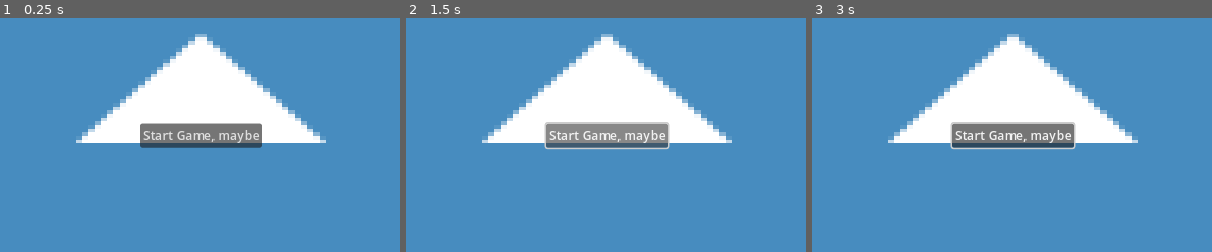
Above: before the commit, frames 1-3 (left to right).
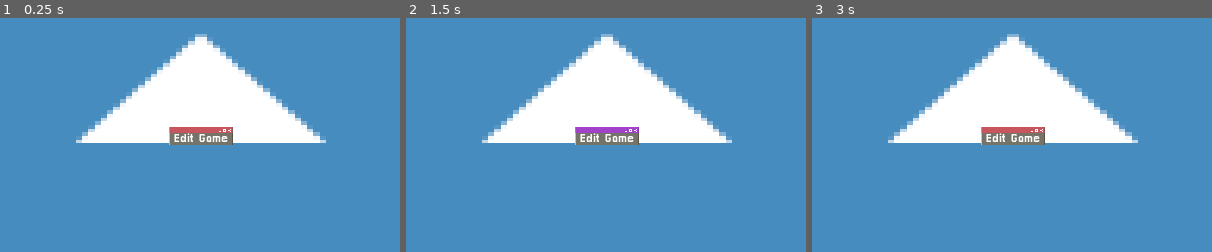
Above: after the commit, the same moments.

Repository: Valentino-02/GMTK-JamGame
Game: Godot game, scene res://src/UI/TitleMenu.tscn
The game is run twice, just before and just after one commit, with the same random seed, the same clock (stepped at 60 frames per second) and the same inputs. This scene is started directly instead of the project's main scene. The engine's default icon, where the game draws it, is replaced by a stand-in: a white triangle on a blue panel in a dark square. Sound files missing from this copy of the repository are replaced by a short silence.
Inputs (mouse positions are % of the whole screen's width and height, from its top left):
- Up to frame 1 (0.25 s): no input
- Up to frame 2 (1.5 s): click "Start Game, maybe" (after the commit: "Edit Game") at 0.5 s; click "Start Game, maybe" (after the commit: "Edit Game") at 1.25 s
- Up to frame 3 (3 s): click "Start Game, maybe" (after the commit: "Edit Game") at 2 s; tap Enter at 2.75 s; move the mouse to (72, 45) at 2.77 s; tap I at 2.85 s; click (72, 45) at 2.92 s
The pictures show only the part of the screen within x 25-75%, y 25-75%; the shares and areas given below are measured in that part.

The runs differ from the first frame. In frame 1, 3.0% of the frame differs, in the area x 35-66%, y 44-56%; in frame 2, 3.6%, in the area x 34-66%, y 44-57%; in frame 3, 3.4%.
Error before the commit: Invalid call. Nonexistent function 'change_UI' in base 'Nil'. (res://src/UI/TitleMenu.gd:12)
Error after the commit: Invalid access to property or key 'pressed' on a base object of type 'null instance'. (res://src/UI/TitleMenu.gd:8)

Commit message:
Buttons textures

Diff:
--- a/src/UI/TitleMenu.tscn
+++ b/src/UI/TitleMenu.tscn
@@ -1,7 +1,11 @@
-[gd_scene load_steps=3 format=3 uid="uid://d1e0pb7rqxgkr"]
+[gd_scene load_steps=7 format=3 uid="uid://d1e0pb7rqxgkr"]
 
 [ext_resource type="Script" path="res://src/UI/TitleMenu.gd" id="1_7um3g"]
 [ext_resource type="Texture2D" uid="uid://c6614d03fi3nc" path="res://icon.svg" id="2_mcnju"]
+[ext_resource type="Texture2D" uid="uid://vffxsrhpkpat" path="res://assets/UI/blunkbutton.png" id="3_xmnw4"]
+[ext_resource type="Texture2D" uid="uid://4fftw2elfv62" path="res://assets/UI/blunkbutton3.png" id="4_tf44f"]
+[ext_resource type="FontFile" uid="uid://clr2qchtyoxhk" path="res://assets/Pixellari.ttf" id="4_wf786"]
+[ext_resource type="Texture2D" uid="uid://dklob86wpk4i2" path="res://assets/UI/blunkbutton2.png" id="5_iiu3m"]
 
 [node name="TitleMenu" type="CenterContainer"]
 anchors_preset = 15
@@ -16,6 +20,26 @@
 layout_mode = 2
 texture = ExtResource("2_mcnju")
 
-[node name="StartGameBtn" type="Button" parent="."]
+[node name="PC" type="TextureRect" parent="."]
+custom_minimum_size = Vector2(1024, 600)
 layout_mode = 2
-text = "Start Game, maybe"
+texture = ExtResource("2_mcnju")
+
+[node name="Start" type="TextureButton" parent="."]
+unique_name_in_owner = true
+layout_mode = 2
+texture_normal = ExtResource("3_xmnw4")
+texture_pressed = ExtResource("4_tf44f")
+texture_hover = ExtResource("5_iiu3m")
+
+[node name="Label" type="Label" parent="Start"]
+unique_name_in_owner = true
+offset_left = 5.0
+offset_top = 8.0
+offset_right = 78.0
+offset_bottom = 27.0
+theme_override_fonts/font = ExtResource("4_wf786")
+text = "Edit Game"
+autowrap_mode = 3
+
+[connection signal="pressed" from="Start" to="." method="_on_start_game"]
--- a/src/mainGame/MainGame.gd
+++ b/src/mainGame/MainGame.gd
@@ -102,3 +102,12 @@
 		"1": $Music.stream = load("res://assets/Audio/Music/Happy Song (Stage 1 Normal).wav")
 		"12","2": $Music.stream = load("res://assets/Audio/Music/Stage 2 Corruption.wav")
 		"23","3": $Music.stream = load("res://assets/Audio/Music/Stage 3 Corruption.wav")
+
+
+
+func _on_remove_pressed():
+	$MainPath.play("RemoveEnding")
+
+
+func _on_no_pressed():
+	$MainPath.play("NoEnding")
--- a/src/mainGame/MainGame.tscn
+++ b/src/mainGame/MainGame.tscn
@@ -8,6 +8,10 @@
 [ext_resource type="PackedScene" uid="uid://c7lm71kklyqd6" path="res://src/UI/Monolog.tscn" id="4_mh4sv"]
 [ext_resource type="Texture2D" uid="uid://btpb828a8bpwo" path="res://assets/mapGMTK/Ground Tiles.png" id="5_1sctc"]
 [ext_resource type="PackedScene" uid="uid://drdr270irnb58" path="res://src/mainGame/entities/hero/Hero.tscn" id="5_4gx6o"]
+[ext_resource type="Texture2D" uid="uid://vffxsrhpkpat" path="res://assets/UI/blunkbutton.png" id="7_ov5gm"]
+[ext_resource type="Texture2D" uid="uid://4fftw2elfv62" path="res://assets/UI/blunkbutton3.png" id="8_mhuhc"]
+[ext_resource type="FontFile" uid="uid://clr2qchtyoxhk" path="res://assets/Pixellari.ttf" id="8_qcnno"]
+[ext_resource type="Texture2D" uid="uid://dklob86wpk4i2" path="res://assets/UI/blunkbutton2.png" id="9_hvhul"]
 
 [sub_resource type="Animation" id="Animation_1xi56"]
 resource_name = "ChoiceEndings"
@@ -414,7 +418,6 @@
 mouse_filter = 2
 
 [node name="Transition" type="TextureRect" parent="CanvasLayer/CenterContainer"]
-modulate = Color(1, 1, 1, 0)
 custom_minimum_size = Vector2(1024, 600)
 layout_mode = 2
 mouse_filter = 2
@@ -429,13 +432,41 @@
 [node name="Remove" type="TextureButton" parent="CanvasLayer/CenterContainer/BoxContainer"]
 unique_name_in_owner = true
 layout_mode = 2
+texture_normal = ExtResource("7_ov5gm")
+texture_pressed = ExtResource("8_mhuhc")
+texture_hover = ExtResource("9_hvhul")
+
+[node name="Label" type="Label" parent="CanvasLayer/CenterContainer/BoxContainer/Remove"]
+unique_name_in_owner = true
+offset_left = 14.0
+offset_top = 8.0
+offset_right = 78.0
+offset_bottom = 27.0
+theme_override_fonts/font = ExtResource("8_qcnno")
+text = "Remove"
+autowrap_mode = 3
 
 [node name="No" type="TextureButton" parent="CanvasLayer/CenterContainer/BoxContainer"]
 unique_name_in_owner = true
 layout_mode = 2
+texture_normal = ExtResource("7_ov5gm")
+texture_pressed = ExtResource("8_mhuhc")
+texture_hover = ExtResource("9_hvhul")
+
+[node name="Label" type="Label" parent="CanvasLayer/CenterContainer/BoxContainer/No"]
+offset_left = 29.0
+offset_top = 9.0
+offset_right = 56.0
+offset_bottom = 28.0
+theme_override_fonts/font = ExtResource("8_qcnno")
+text = "No"
+autowrap_mode = 3
 
 [node name="Monolog" parent="CanvasLayer" instance=ExtResource("4_mh4sv")]
 mouse_filter = 2
 
 [node name="Hero" parent="." instance=ExtResource("5_4gx6o")]
 position = Vector2(78, 321)
+
+[connection signal="pressed" from="CanvasLayer/CenterContainer/BoxContainer/Remove" to="." method="_on_remove_pressed"]
+[connection signal="pressed" from="CanvasLayer/CenterContainer/BoxContainer/No" to="." method="_on_no_pressed"]
Binary file added: assets/UI/blunkbutton.png
Not shown, added: assets/UI/blunkbutton.png.import
Binary file added: assets/UI/blunkbutton2.png
Not shown, added: assets/UI/blunkbutton2.png.import
Binary file added: assets/UI/blunkbutton3.png
Not shown, added: assets/UI/blunkbutton3.png.import
Binary file added: assets/UI/editgame.png
Not shown, added: assets/UI/editgame.png.import
Not shown: 1 places in src/mainGame/MainGame.tscn that only renumber resources
